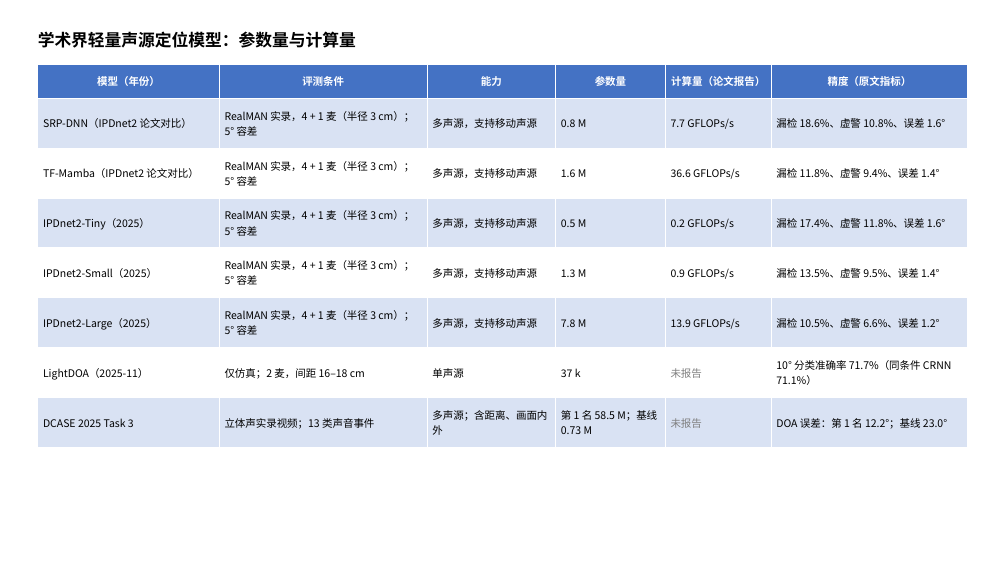
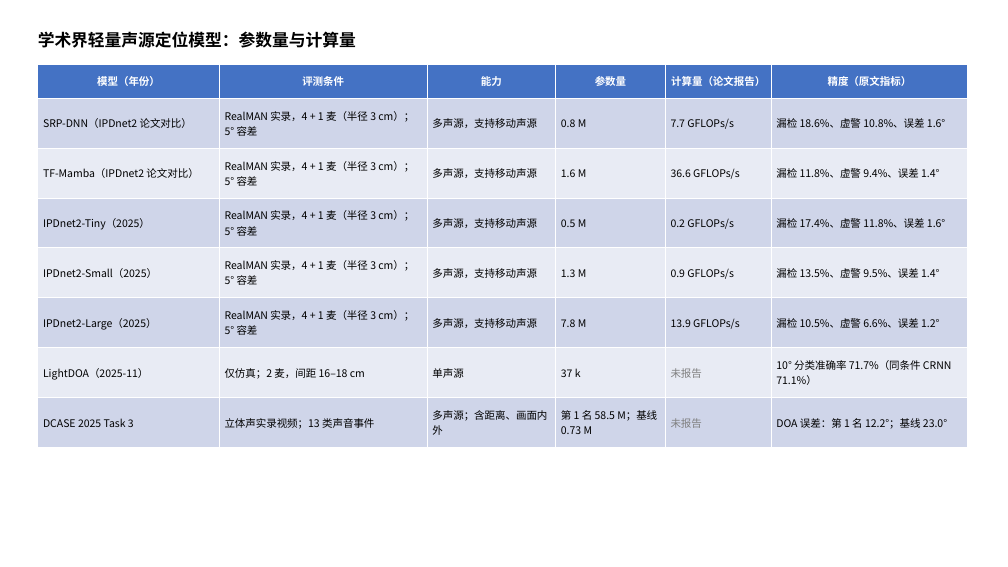
Before and after one commit to ZeroFoxxi/ssl-scene1, a slide deck: slide 3 of 竞品补充页_精简版.pptx. Drawn at 1008x567 pixels with LibreOffice and Linux fonts; fonts in the diff are those of the drawing. Boxes give left, top, right and bottom in pixels: in the first picture for what was removed or moved away, otherwise in the second. Text is boxed around its words. In the diff, an @@ line names an element or a change of style, - is before the commit and + after.

```diff
--- a/竞品补充页_精简版.pptx
+++ b/竞品补充页_精简版.pptx
@@ table at (x1=38, y1=64, x2=968, y2=439) @@
@@ fill #D9E2F3 to #CFD5EA in 24 cells @@
@@ fill #FFFFFF to #E9EBF5 in 18 cells @@
@@ borders changed @@
```
Also in this commit, not shown: 2 other slides changed, 3 other files.
